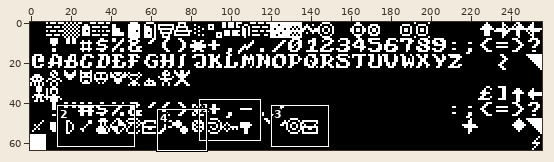
A sprite sheet gets an edit: Server/workspace-roguelike/RogueServer/src/com/schemafactor/rogueserver/entities/clients/html/roguefont.png. Above, an overview of the earlier version with the close-up marked.
Close-up. Before:
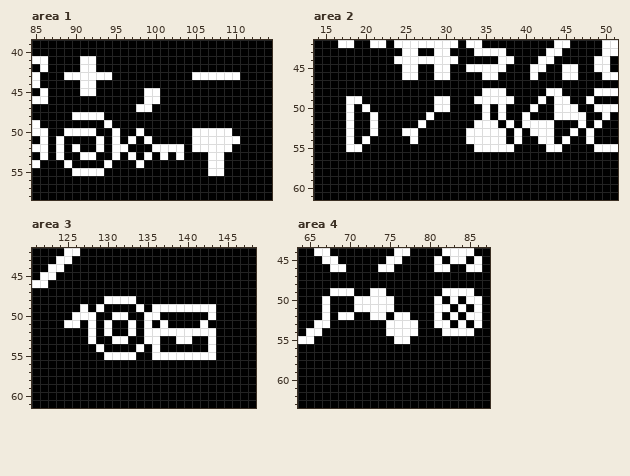
The file is 256x64 pixels. Shown: area 1: x 85..114, y 39..58; area 2: x 14..51, y 42..61; area 3: x 121..148, y 42..61; area 4: x 64..87, y 44..63. The commit also changed other parts of the picture, which this record leaves out.
And afterwards:
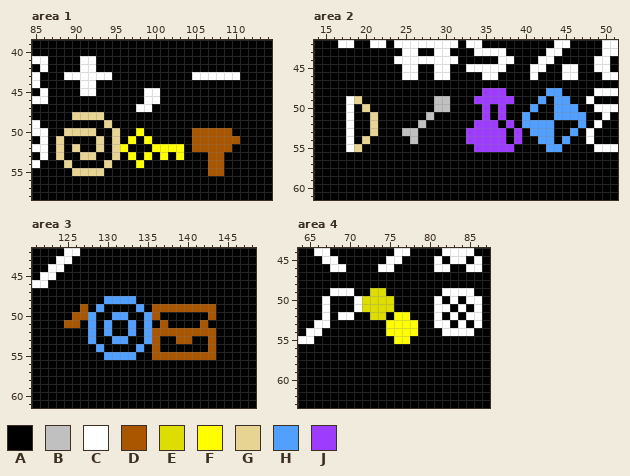
Palette (. is transparent): A #000000  B #c0c0c0  C #ffffff  D #aa5500  E #dddd00  F #ffff00  G #e7d392  H #519fff  J #9d3cff
From old to new:
Changed rows in their new state; - is an unchanged pixel.
Area 1:
first column x 88:
48 --GGGG-----------------
49 ------G----------------
50 -GGGG--G--F------DDDDD-
51 G----G-G-F-F-----DDDDDD
52 G-G--G-GF---FFFF-DDDDD-
53 G--GG--G-F-F-F-F---DD--
54 -G----G---F--------DD--
55 --GGGG-------------DD--
Area 2:
first column x 19:
48 ----------------JJJ-----HH---
49 G---------BB---JJJJJ---H-HH--
50 -G--------BB----J-J---H--HHH-
51 --G------B------J-J--H---HHHH
52 --G-----B------JJJ-J-HHHH---H
53 --G---BB------JJJJJ-J-HHH--H-
54 -G-----B------JJJJJ-J--HH-H--
55 G--------------JJJJJ----HH---
Area 3:
first column x 125:
48 -----HHHH----------
49 --D-H----H-DDDDDDDD
50 -DDH--HH--HD------D
51 DD-H-H--H-H-D----D-
52 ---H-H--H-HDDDDDDDD
53 ---H--HH--HD--DD--D
54 ----H----H-D------D
55 -----HHHH--DDDDDDDD
Area 4:
first column x 72:
49 -EE----
50 EEEE---
51 EEEE---
52 -EE-FF-
53 ---FFFF
54 ---FFFF
55 ----FF-
